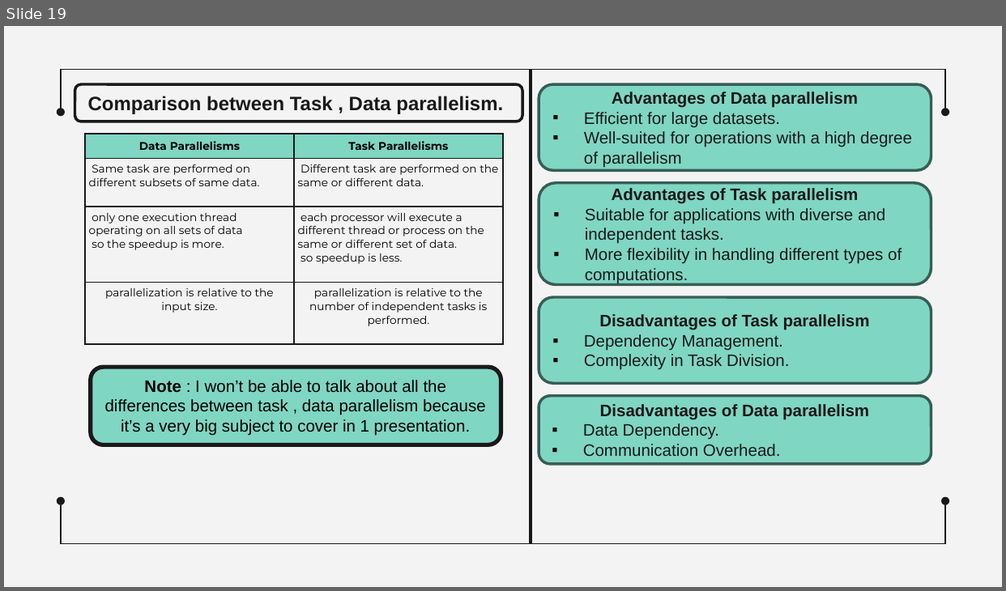
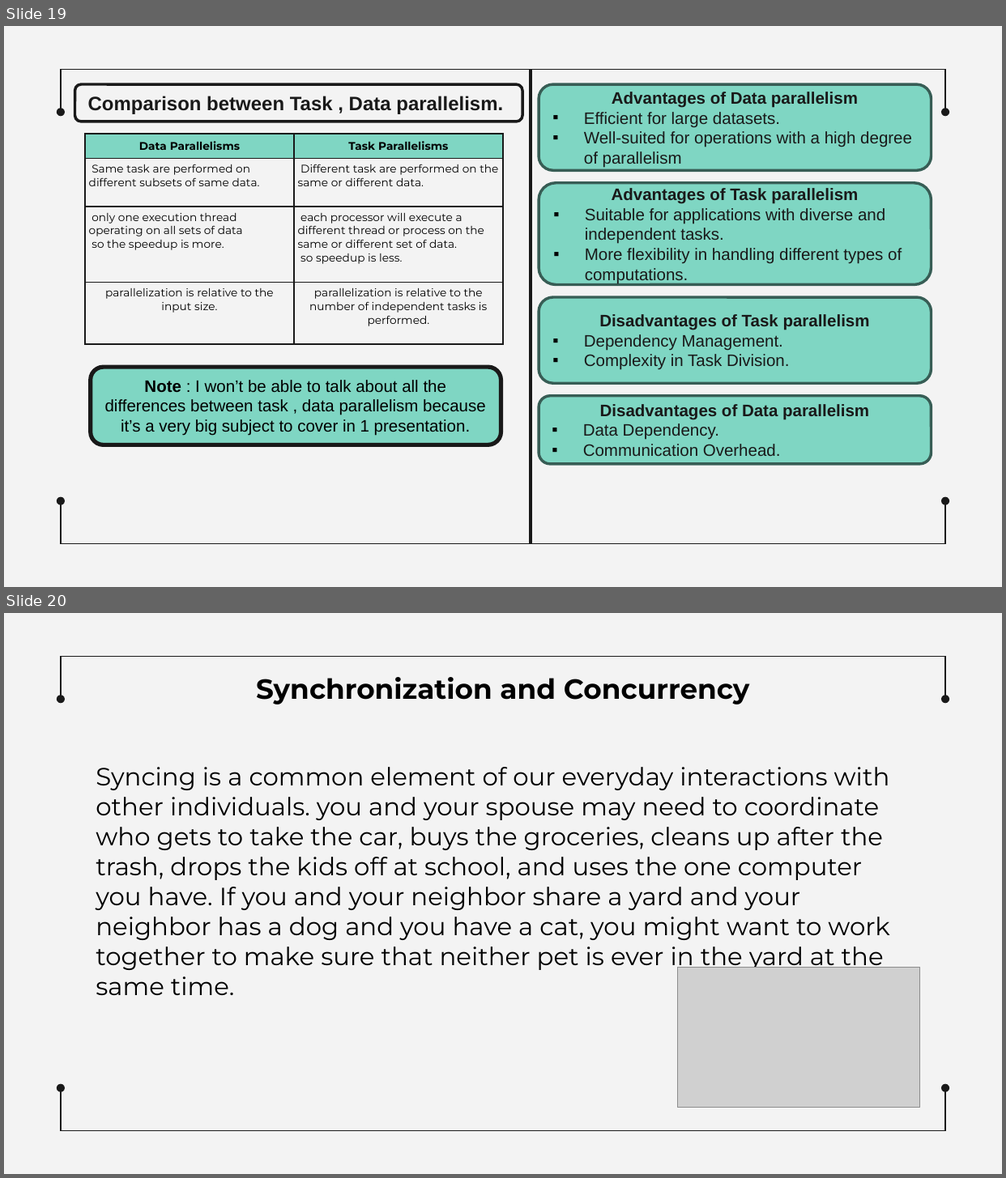
Before and after one commit to MahmoudEssam707/Operating-System, a slide deck: Presentaion on Shared Memory Machines/Sharing Memory Machines Gowely edit.pptx. Shown one above the other, each under a label of ours: slide 19 before the commit, slides 19 and 20 after it. The pictures are 1006x591 and 1006x1178 pixels, drawn with LibreOffice and Linux fonts; fonts in the diff are those of the drawing; grey boxes stand for pictures. Boxes give left, top, right and bottom in pixels: in the first picture for what was removed or moved away, otherwise in the second. Text is boxed around its words. In the diff, an @@ line names an element or a change of style, - is before the commit and + after.

Commit message:
boda7
synchronization w 7agat mn de

```diff
--- a/Presentaion on Shared Memory Machines/Sharing Memory Machines Gowely edit.pptx
+++ b/Presentaion on Shared Memory Machines/Sharing Memory Machines Gowely edit.pptx
@@ slide 20 added at (4, 613, 1002, 1174), background #F3F3F3; not listed: 6 template elements that a slide beside it also shows @@
@@ text added at (256, 677, 750, 705), 20 pt, text #000000, bold @@
+Synchronization and Concurrency
@@ text added at (96, 767, 890, 995), 18 pt, text #000000 @@
+Syncing is a common element of our everyday interactions with other individuals. you and your spouse may need to coordinate who gets to take the car, buys the groceries, cleans up after the trash, drops the kids off at school, and uses the one computer you have. If you and your neighbor share a yard and your neighbor has a dog and you have a cat, you might want to work together to make sure that neither pet is ever in the yard at the same time.
@@ picture added at (678, 967, 920, 1108) @@
```
Also in this commit, not shown: 2 slides changed, 4 other slides added.
